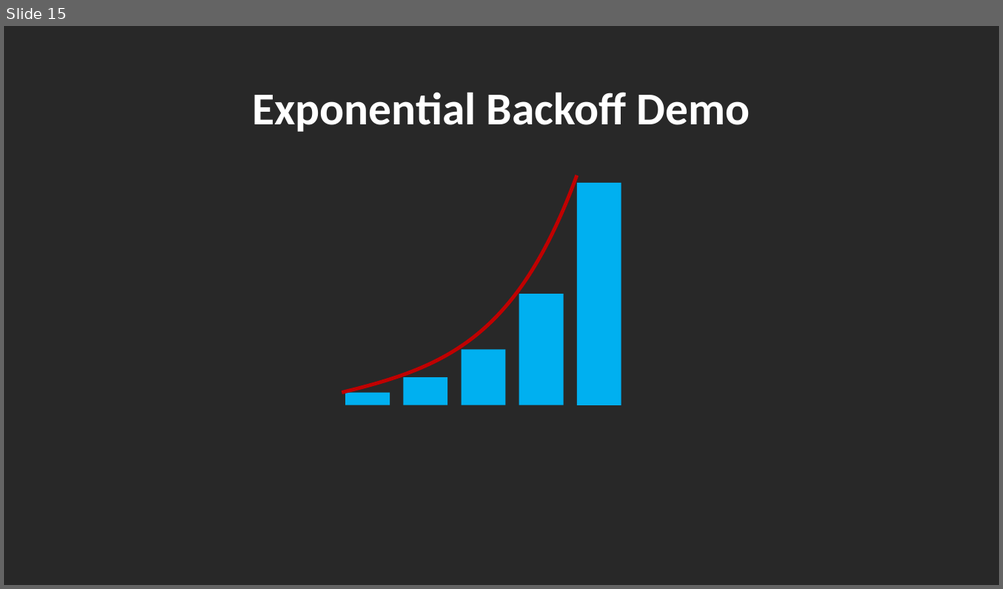
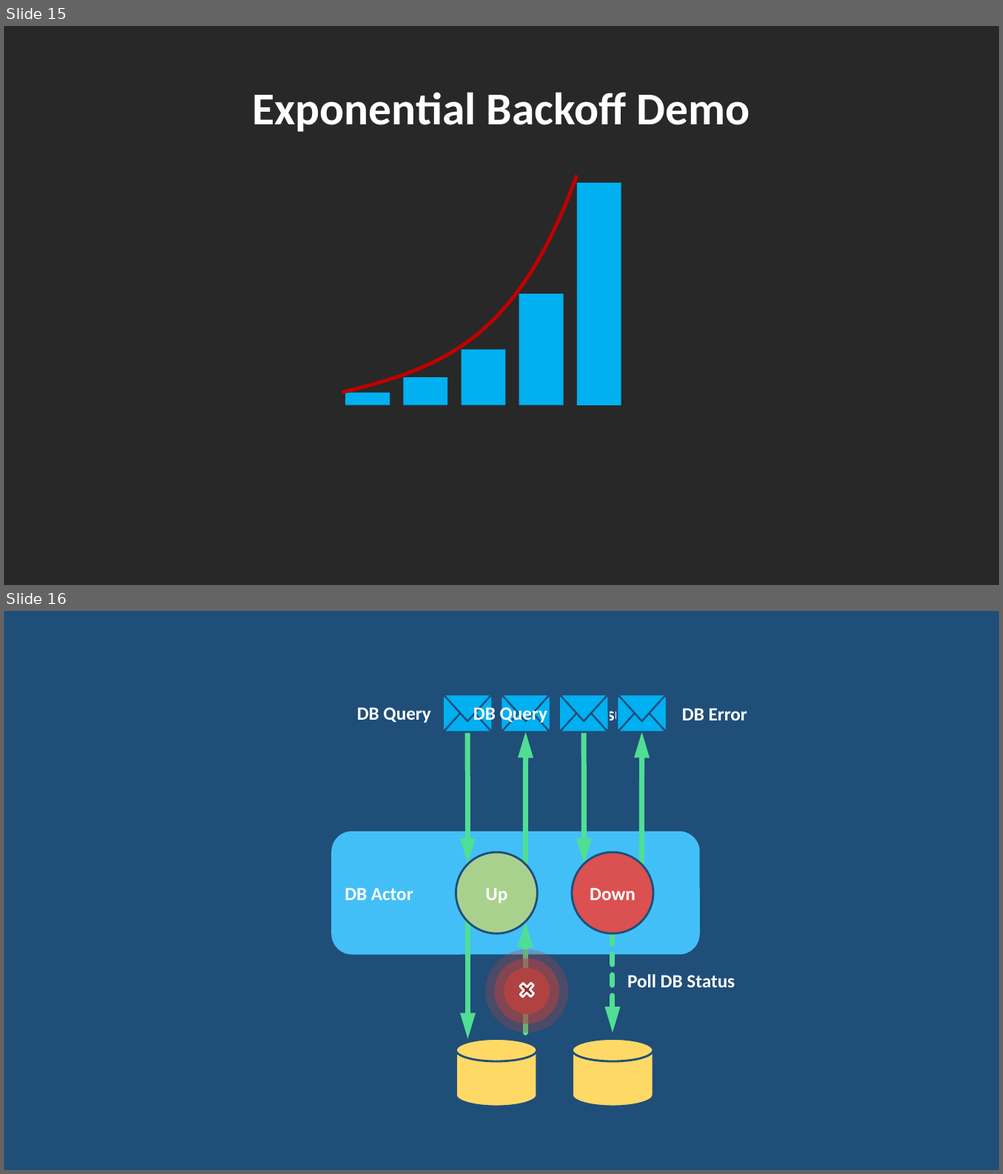
Before and after one commit to rogeralsing/Presentations, a slide deck: FailingGracefully/QConSP/protoactor.pptx. Shown one above the other, each under a label of ours: slide 15 before the commit, slides 15 and 16 after it. The pictures are 1003x589 and 1003x1174 pixels, drawn with LibreOffice and Linux fonts; fonts in the diff are those of the drawing. Boxes give left, top, right and bottom in pixels: in the first picture for what was removed or moved away, otherwise in the second. Text is boxed around its words. In the diff, an @@ line names an element or a change of style, - is before the commit and + after.

```diff
--- a/FailingGracefully/QConSP/protoactor.pptx
+++ b/FailingGracefully/QConSP/protoactor.pptx
@@ slide 16 added at box(4, 611, 999, 1170), background #1F4E79 @@
@@ rounded rectangle added at box(332, 831, 700, 954), fill #43BFF7, 18 pt, text #FFFFFF, bold @@
+DB Actor
@@ ellipse added at box(456, 853, 538, 934), fill #A9D18E, outline #1F4E79 2 pt, 18 pt, text #FFFFFF, bold @@
+Up
@@ ellipse added at box(572, 853, 653, 934), fill #DB5151, outline #1F4E79 2 pt, 18 pt, text #FFFFFF, bold @@
+Down
@@ group added at box(357, 695, 646, 1107): 4 arrows, 4 triangles, 3 rounded rectangles, 1 cylinder, 1 text @@
+DB Query
+DB Result
@@ ellipse added at box(504, 968, 550, 1014), fill #B04242, outline #B04242 18.5 pt @@
@@ ellipse added at box(504, 968, 550, 1014), outline #B04242 35.75 pt @@
@@ plus added at box(516, 980, 538, 1001), fill #922E2E, outline #FFFFFF 2 pt @@
@@ group added at box(461, 695, 747, 1107): 4 triangles, 3 arrows, 3 rounded rectangles, 2 texts, 1 cylinder @@
+DB Query
+DB Error
+Poll DB Status
```
Also in this commit, not shown: 1 slide changed, 1 slide removed.
